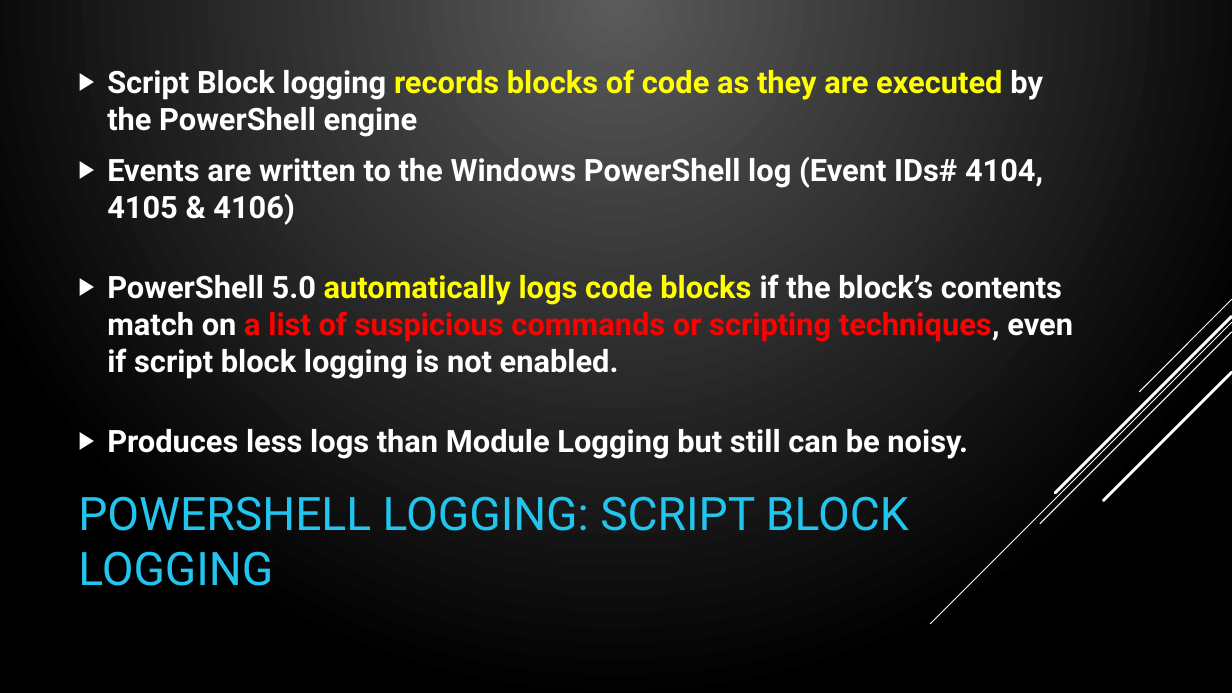
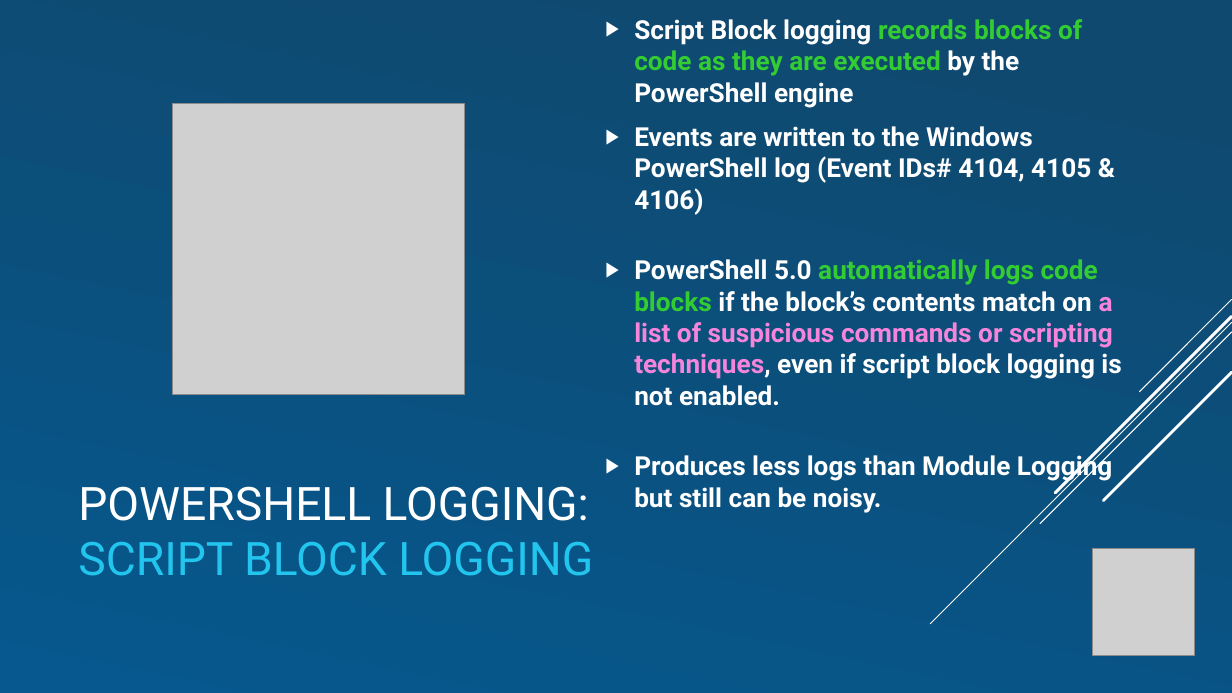
Before and after one commit to compwiz32/Presentations, a slide deck: slide 33 of 2019-08 PowerShell Chattanooga/PSRemoting - From 0 to Lockdown.pptx (slide 31 before the commit). Drawn at 1232x693 pixels with LibreOffice and Linux fonts; fonts in the diff are those of the drawing; grey boxes stand for pictures. Boxes give left, top, right and bottom in pixels: in the first picture for what was removed or moved away, otherwise in the second. Text is boxed around its words. In the diff, an @@ line names an element or a change of style, - is before the commit and + after.

Commit message:
change color theme and add PSSaturday Logos

```diff
--- a/2019-08 PowerShell Chattanooga/PSRemoting - From 0 to Lockdown.pptx
+++ b/2019-08 PowerShell Chattanooga/PSRemoting - From 0 to Lockdown.pptx
@@ background gradient #5B5B5B to #000000 to gradient #0F496F to #06588E @@
@@ text "Script Block logging records blocks ...": place and size @@
-text "Script Block logging records blocks ..." at [107, 69, 1073, 459]
+text "Script Block logging records blocks ..." at [634, 19, 1121, 513]
@@ text "Script Block logging records blocks ..." at [634, 19, 1121, 513]: size 24 to 20.4 pt; text colour #FFFF00 to #33CC33 in "records blocks of code as they are ...", "automatically logs code blocks"; text colour #FF0000 to #F585DB in "a list of suspicious commands or scripting ..." @@
@@ picture added at [173, 104, 464, 395] @@
@@ title "POWERSHELL LOGGING: SCRIPT BLOCK LOGGING": place and size @@
-title "POWERSHELL LOGGING: SCRIPT BLOCK LOGGING" at [78, 496, 909, 586]
+title "POWERSHELL LOGGING: SCRIPT BLOCK LOGGING" at [78, 486, 593, 576]
@@ title "POWERSHELL LOGGING: SCRIPT BLOCK LOGGING" at [78, 486, 593, 576]: text colour #22C5ED to #FFFFFF in "POWERSHELL LOGGING:" @@
@@ picture added at [1092, 549, 1195, 656] @@
```
Also in this commit, not shown: 40 other slides changed, 3 slides added, 1 slide removed.
